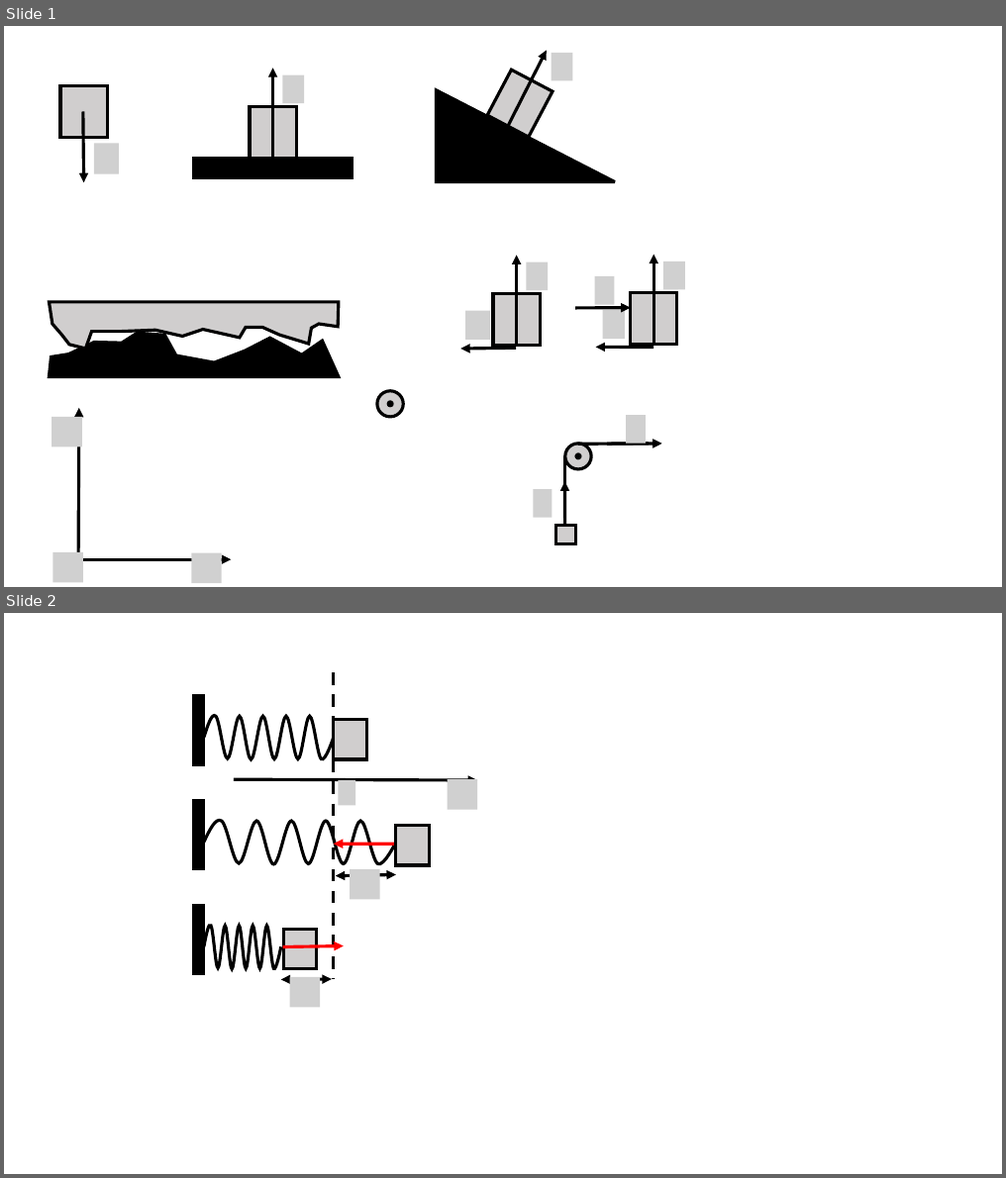
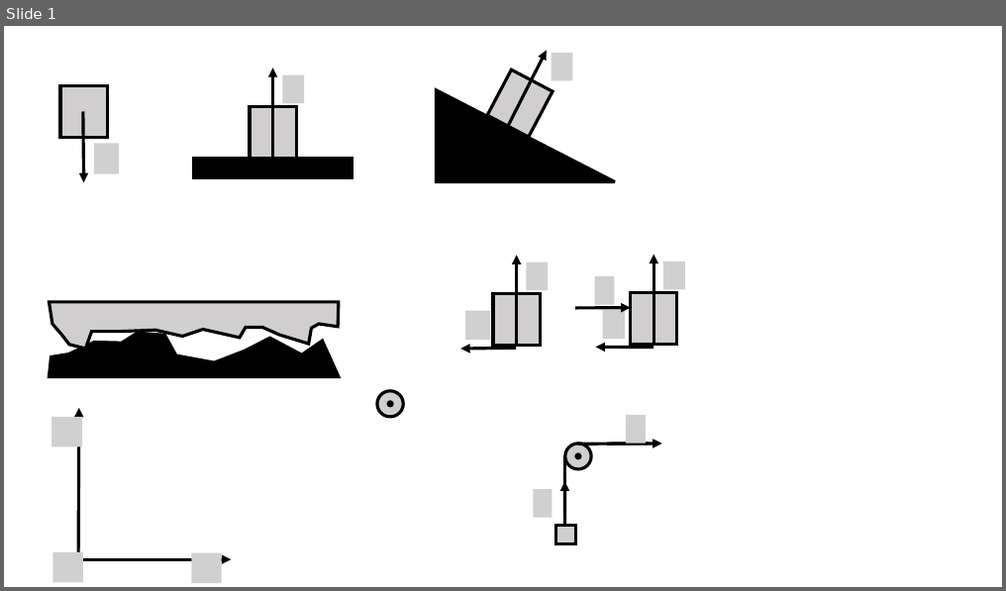
Before and after one commit to OSTP/PhysicsArtofModelling, a slide deck: tex/figures/NewtonsLaws/Figures.pptx. Shown one above the other, each under a label of ours: slides 1 and 2 before the commit, slide 1 after it. The pictures are 1006x1178 and 1006x591 pixels, drawn with LibreOffice and Linux fonts; fonts in the diff are those of the drawing; grey boxes stand for pictures. Boxes give left, top, right and bottom in pixels: in the first picture for what was removed or moved away, otherwise in the second. Text is boxed around its words. In the diff, an @@ line names an element or a change of style, - is before the commit and + after.

```diff
--- a/tex/figures/NewtonsLaws/Figures.pptx
+++ b/tex/figures/NewtonsLaws/Figures.pptx
@@ slide 2 removed at [4,613,1002,1174], background #FFFFFF @@
@@ double arrow removed from (336, 875) to (396, 875) @@
@@ picture removed at [350,869,380,899] @@
@@ group removed at [193,672,478,979]: 6 rectangles, 3 freeform shapes, 3 arrows, 2 pictures, 1 line @@
@@ double arrow removed from (281, 980) to (332, 979) @@
@@ picture removed at [290,977,320,1007] @@
```
Also in this commit, not shown: 3 slides added, 12 other files.
